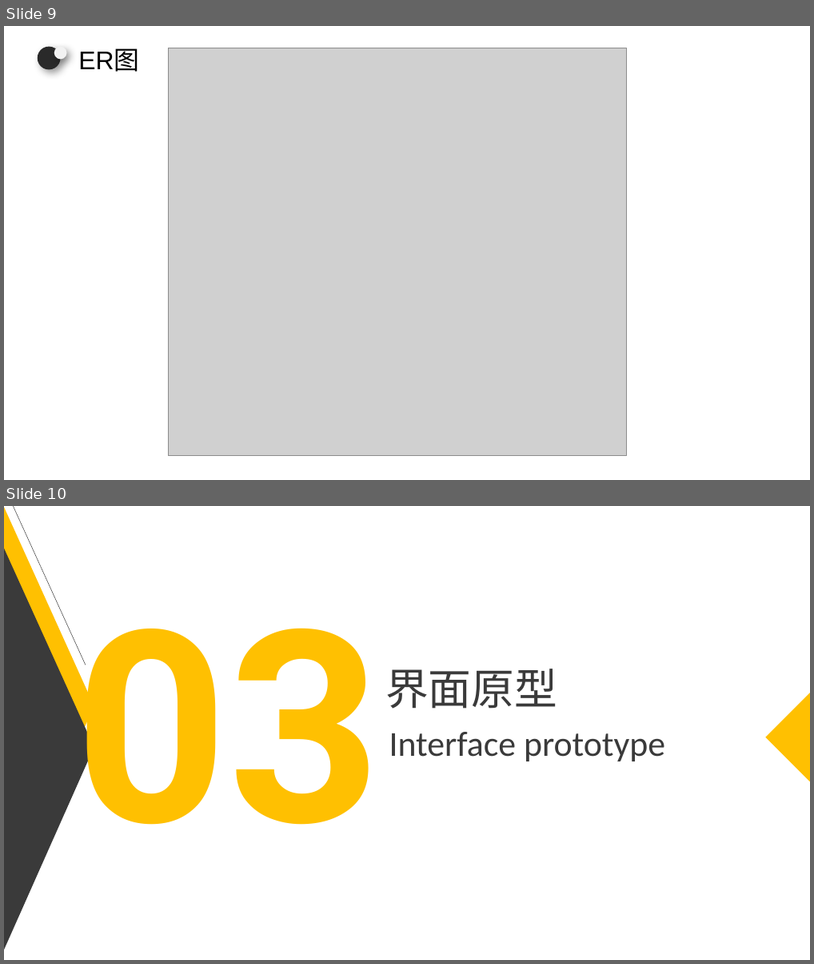
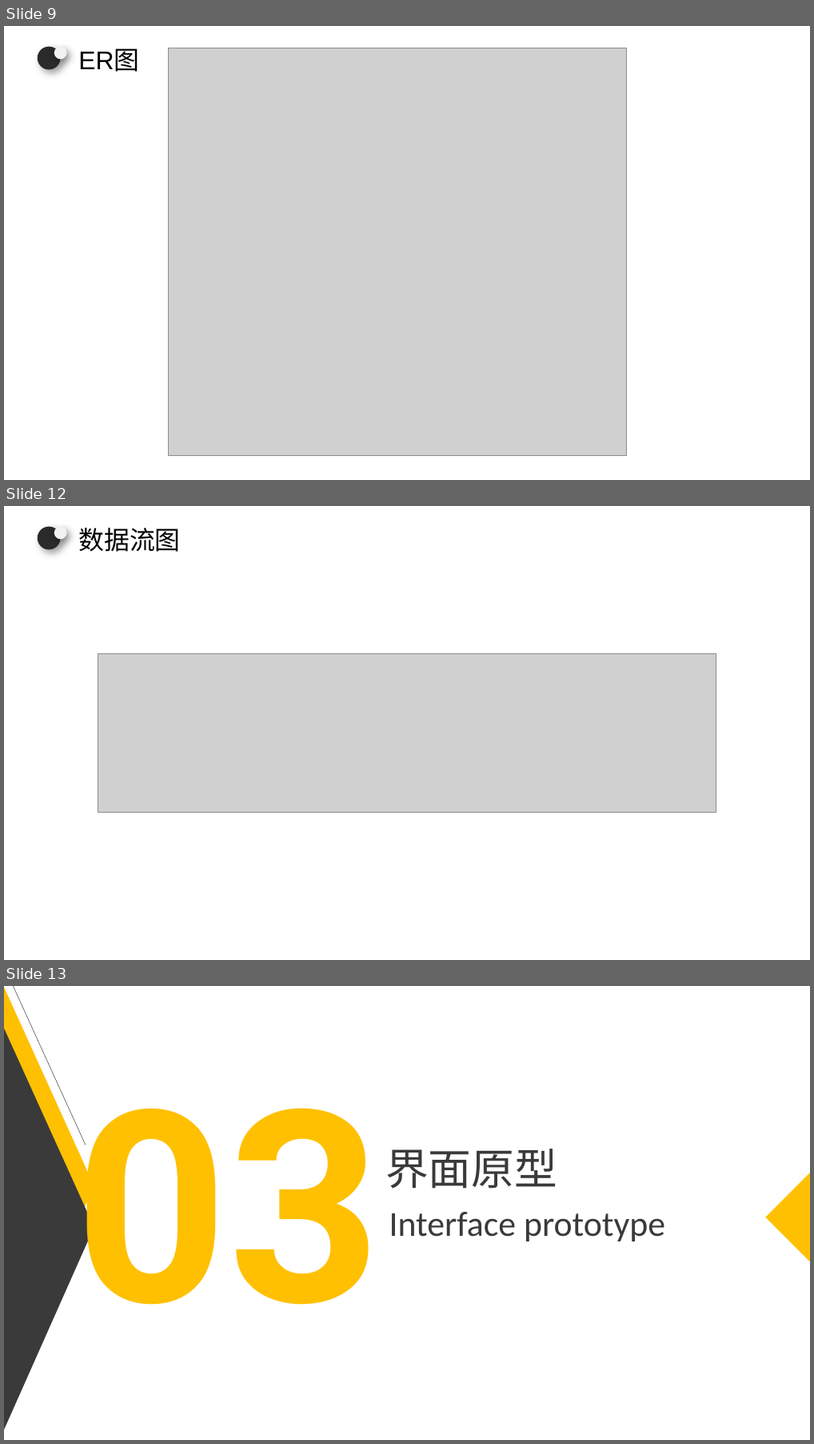
Before and after one commit to zszdxasdf/zhizhang, a slide deck: 需求分析/SE2020-G14-软件需求说明(SRS)0.1.1/SE2020-G14-软件需求规格说明(SRS)0.1.1.pptx. Shown one above the other, each under a label of ours: slides 9 and 10 before the commit, slides 9, 12 and 13 after it; the slides between them are not shown. The pictures are 814x964 and 814x1444 pixels, drawn with LibreOffice and Linux fonts; fonts in the diff are those of the drawing; grey boxes stand for pictures. Boxes give left, top, right and bottom in pixels: in the first picture for what was removed or moved away, otherwise in the second. Text is boxed around its words. In the diff, an @@ line names an element or a change of style, - is before the commit and + after.

```diff
--- a/需求分析/SE2020-G14-软件需求说明(SRS)0.1.1/SE2020-G14-软件需求规格说明(SRS)0.1.1.pptx
+++ b/需求分析/SE2020-G14-软件需求说明(SRS)0.1.1/SE2020-G14-软件需求规格说明(SRS)0.1.1.pptx
@@ slide 12 added at box(4, 506, 810, 960), background #FFFFFF @@
@@ ellipse added at box(38, 527, 60, 549), fill #2A2A2A @@
@@ ellipse added at box(54, 527, 66, 540), fill #F2F2F2 @@
@@ text added at box(78, 528, 180, 552), 32 pt, text #000000 @@
+数据流图
@@ picture added at box(98, 654, 717, 812) @@
@@ what was slide 10 is now slide 13 @@
```
Also in this commit, not shown: 2 other slides added.
